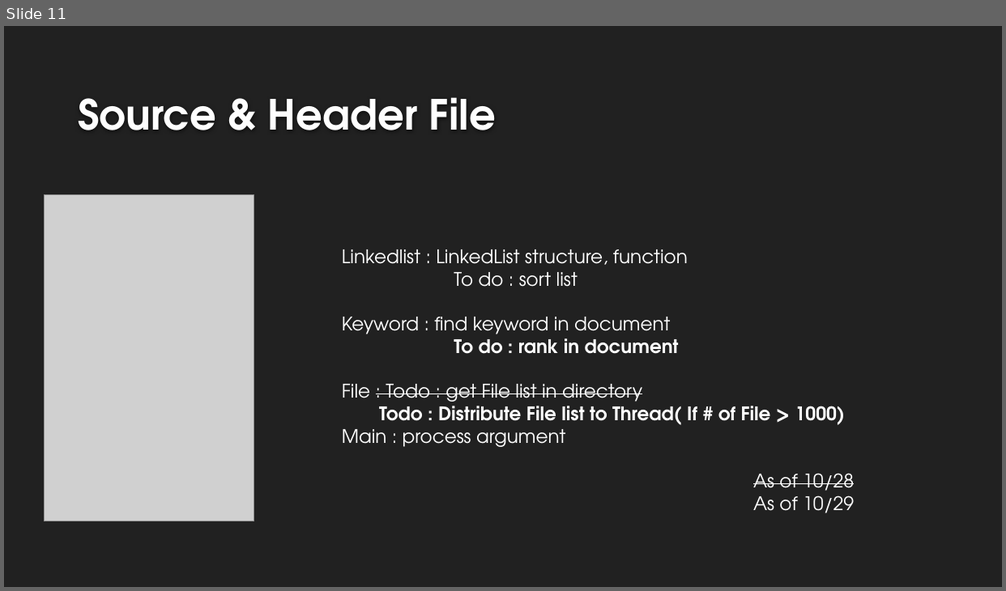
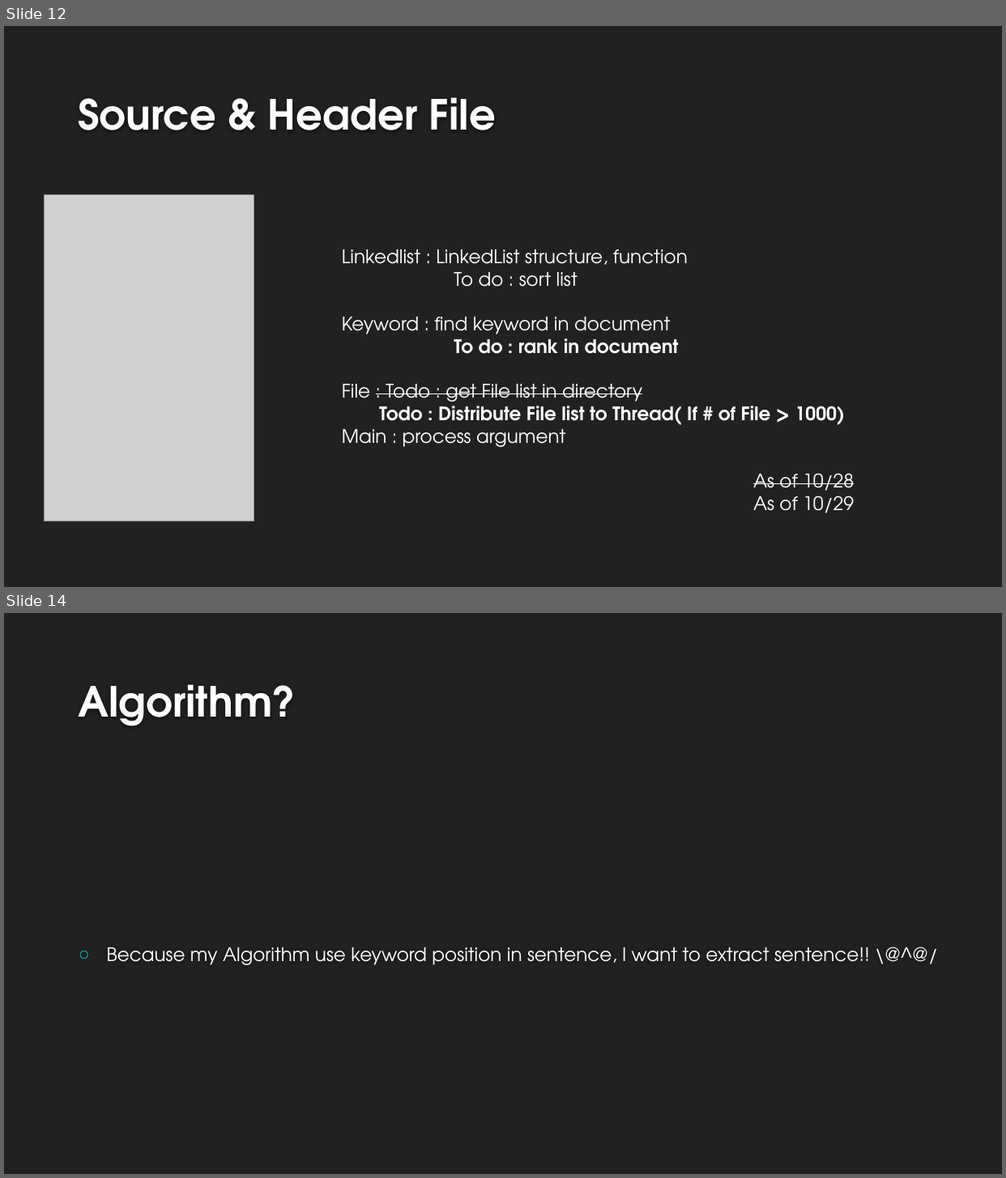
Before and after one commit to makerdark98/swprogramming, a slide deck: SW presentation.pptx. Shown one above the other, each under a label of ours: slide 11 before the commit, slides 12 and 14 after it; the slides between them are not shown. The pictures are 1006x591 and 1006x1178 pixels, drawn with LibreOffice and Linux fonts; fonts in the diff are those of the drawing; grey boxes stand for pictures; background and template pictures are left out. Boxes give left, top, right and bottom in pixels: in the first picture for what was removed or moved away, otherwise in the second. Text is boxed around its words. In the diff, an @@ line names an element or a change of style, - is before the commit and + after.

Commit message:
Test extractSentence Make Presentation data

```diff
--- a/SW presentation.pptx
+++ b/SW presentation.pptx
@@ slide 14 added at (4, 613, 1002, 1174), background #212121 @@
@@ title added at (78, 684, 296, 726), 40 pt, text #FEFEFE, bold @@
+Algorithm?
@@ text added at (107, 948, 870, 965), 18 pt, text #FFFFFF @@
+○ Because my Algorithm use keyword position in sentence, I want to extract sentence!! \@^@/
@@ what was slide 11 is now slide 12 @@
```
Also in this commit, not shown: 2 slides changed, 7 other slides added, 7 other files.
